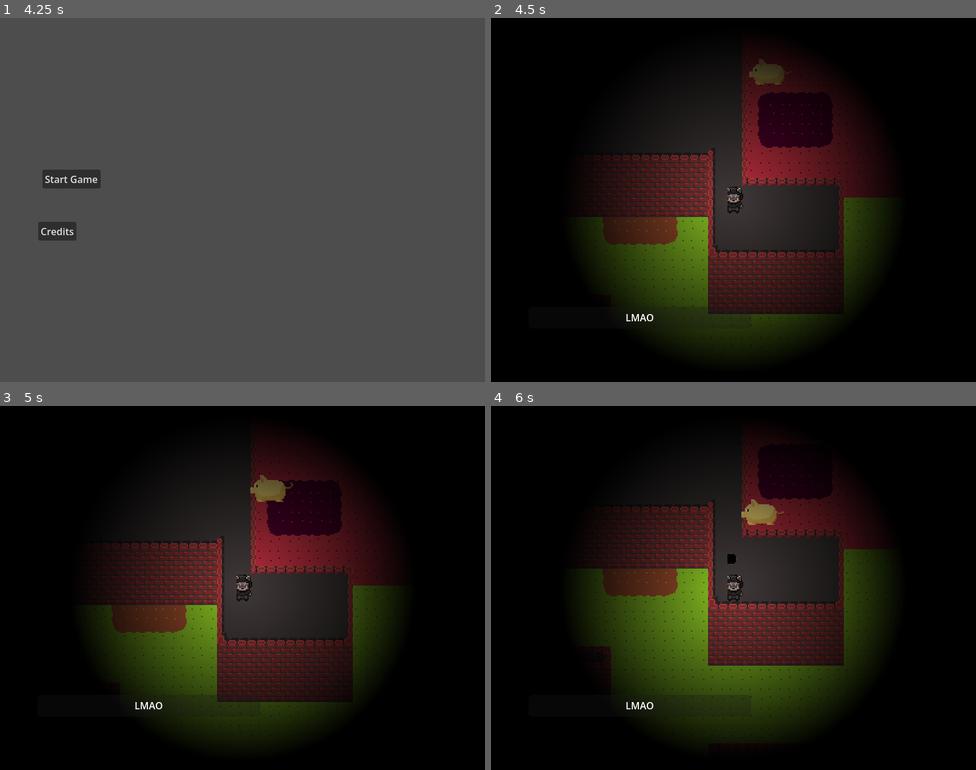
Above: before the commit, frames 1-4 (two rows, left to right).
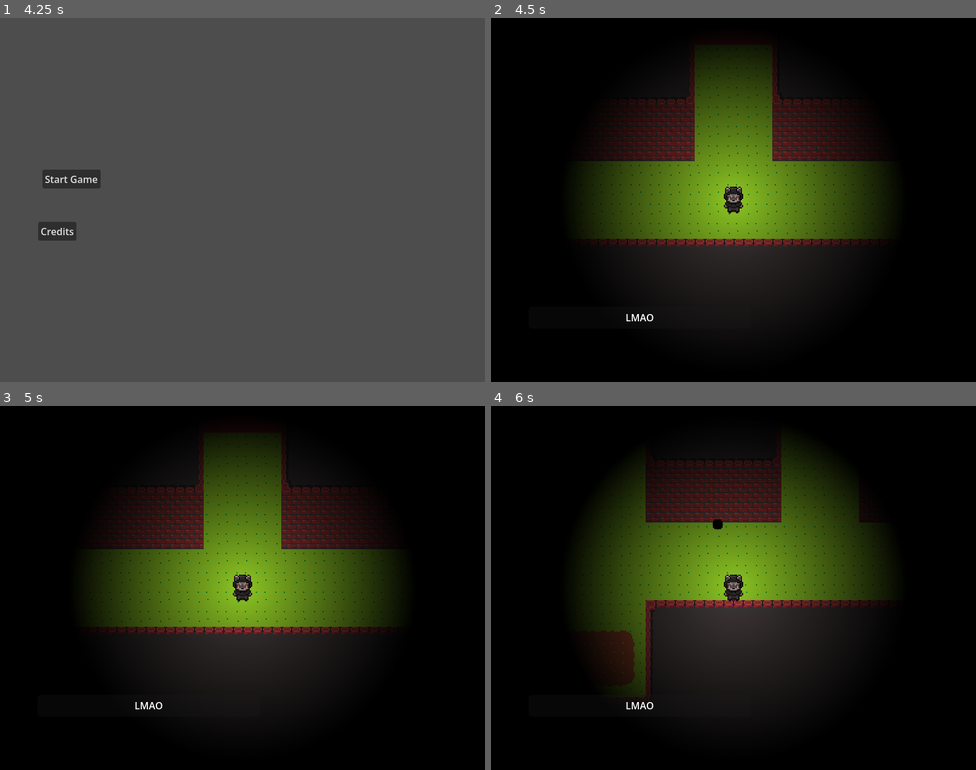
Above: after the commit, the same moments.

Repository: ygda-org/stock-strikers
Game: Godot game, scene res://main/startup_scene.tscn
Same seed, same stepped clock (60 frames per second), same inputs: the game is played once before the commit and once after it.
Inputs (mouse positions are in pixels of both pictures, inside the frame that each line leads up to):
- Up to frame 1 (4.25 s): tap Enter (ui_accept) at 0.5, 0.77, 1.25, 1.52, 2.75, 3.02, 3.77 s; move the mouse to (349, 181) at 0.52 s; hold D (move_right) 0.53-1.28 s; tap Shift (dodge) at 0.6, 2.1, 3.6 s; move the mouse to (145, 218) at 1.27 s; hold S (move_down) 1.28-2.03 s; click (145, 218) at 1.35 s; move the mouse to (291, 119) at 2.02 s; hold D (move_right) 2.03-2.78 s; move the mouse to (218, 272) at 2.77 s; hold W (move_up) 2.78-3.53 s; click (218, 272) at 2.85 s; move the mouse to (388, 254) at 3.52 s; hold A (move_left) from 3.53 s (still down)
- Up to frame 2 (4.5 s): release A (move_left) at 4.25 s; click "Start Game" at 4.25 s
- Up to frame 3 (5 s): no input
- Up to frame 4 (6 s): move the mouse to (588, 533) at 5.02 s; hold A (move_left) 5.03-5.78 s; click (588, 533) at 5.1 s; tap Enter (ui_accept) at 5.27 s; move the mouse to (757, 588) at 5.77 s; hold S (move_down) from 5.78 s (still down); tap Shift (dodge) at 5.85 s

Frame 1 is identical in both runs. In frame 2, 28% of the frame differs, in the area x 19-82%, y 9-90%; in frame 3, 28%; in frame 4, 29%, in the area x 19-81%, y 10-90%.

Commit message:
dsasadsadsad
saadsdasaddas

Diff:
--- /dev/null
+++ b/gui/elevator_gui.tscn
@@ -0,0 +1,40 @@
+[gd_scene format=3 uid="uid://cpn4wboo43nvd"]
+
+[ext_resource type="Texture2D" uid="uid://bqw6yg4h10b0o" path="res://assets/tempoary_assets/elevator.png" id="1_nhbi5"]
+
+[sub_resource type="StyleBoxFlat" id="StyleBoxFlat_nhbi5"]
+bg_color = Color(0.41, 0.24155831, 0.06149999, 1)
+corner_radius_top_left = 16
+corner_radius_top_right = 16
+corner_radius_bottom_right = 16
+corner_radius_bottom_left = 16
+
+[node name="ElevatorGui" type="Control" unique_id=241942387]
+layout_mode = 3
+anchors_preset = 15
+anchor_right = 1.0
+anchor_bottom = 1.0
+grow_horizontal = 2
+grow_vertical = 2
+
+[node name="TextureRect" type="TextureRect" parent="." unique_id=585213761]
+modulate = Color(0.48, 0.48, 0.48, 1)
+layout_mode = 0
+offset_right = 40.0
+offset_bottom = 40.0
+texture = ExtResource("1_nhbi5")
+
+[node name="Panel" type="Panel" parent="." unique_id=341669870]
+layout_mode = 1
+anchors_preset = 8
+anchor_left = 0.5
+anchor_top = 0.5
+anchor_right = 0.5
+anchor_bottom = 0.5
+offset_left = -305.0
+offset_top = -187.75
+offset_right = 305.0
+offset_bottom = 187.75
+grow_horizontal = 2
+grow_vertical = 2
+theme_override_styles/panel = SubResource("StyleBoxFlat_nhbi5")
--- a/main/main.tscn
+++ b/main/main.tscn
@@ -5,27 +5,14 @@
 [ext_resource type="PackedScene" uid="uid://bf3hx2y400gmf" path="res://level/level.tscn" id="3_xwkvk"]
 [ext_resource type="PackedScene" uid="uid://dr63yl5l5a3ww" path="res://gui/battle_gui.tscn" id="4_c651c"]
 
-[sub_resource type="Gradient" id="Gradient_xwkvk"]
-colors = PackedColorArray(1, 1, 1, 1, 0, 0, 0, 1)
-
-[sub_resource type="GradientTexture2D" id="GradientTexture2D_c651c"]
-gradient = SubResource("Gradient_xwkvk")
-width = 288
-height = 288
-fill = 1
-fill_from = Vector2(0.5, 0.5)
-fill_to = Vector2(0.5, 0)
-
 [node name="Main" type="Node2D" unique_id=426619736]
 
 [node name="Level" parent="." unique_id=494579793 instance=ExtResource("3_xwkvk")]
 
 [node name="Player" parent="." unique_id=453716687 instance=ExtResource("1_53q0u")]
+position = Vector2(128, 128)
 
 [node name="BattleGui" parent="Player" unique_id=437198166 instance=ExtResource("4_c651c")]
 
-[node name="PointLight2D" type="PointLight2D" parent="Player" unique_id=239992021]
-texture = SubResource("GradientTexture2D_c651c")
-
 [node name="PiggyBank" parent="." unique_id=644549125 instance=ExtResource("2_pjrb6")]
 position = Vector2(38, -117)
--- a/main/startup_scene.tscn
+++ b/main/startup_scene.tscn
@@ -112,6 +112,20 @@
 "method": &"play"
 }]
 }
+tracks/2/type = "method"
+tracks/2/imported = false
+tracks/2/enabled = true
+tracks/2/path = NodePath("AudioStreamPlayer2D")
+tracks/2/interp = 1
+tracks/2/loop_wrap = true
+tracks/2/keys = {
+"times": PackedFloat32Array(0.2),
+"transitions": PackedFloat32Array(1),
+"values": [{
+"args": [0.0],
+"method": &"play"
+}]
+}
 
 [sub_resource type="AnimationLibrary" id="AnimationLibrary_o0t41"]
 _data = {
@@ -144,7 +158,6 @@
 
 [node name="AudioStreamPlayer2D" type="AudioStreamPlayer2D" parent="." unique_id=710184482]
 stream = ExtResource("3_fu3u1")
-autoplay = true
 
 [connection signal="animation_finished" from="AnimatedSprite2D" to="." method="_on_animated_sprite_2d_animation_finished"]
 [connection signal="animation_finished" from="AnimationPlayer" to="." method="_on_animation_player_animation_finished"]
--- a/player/player.tscn
+++ b/player/player.tscn
@@ -46,6 +46,17 @@
 [sub_resource type="RectangleShape2D" id="RectangleShape2D_oul6g"]
 size = Vector2(10, 12)
 
+[sub_resource type="Gradient" id="Gradient_xwkvk"]
+colors = PackedColorArray(1, 1, 1, 1, 0, 0, 0, 1)
+
+[sub_resource type="GradientTexture2D" id="GradientTexture2D_rkbax"]
+gradient = SubResource("Gradient_xwkvk")
+width = 288
+height = 288
+fill = 1
+fill_from = Vector2(0.5, 0.5)
+fill_to = Vector2(0.5, 0)
+
 [node name="Player" type="CharacterBody2D" unique_id=453716687 groups=["Player"]]
 collision_mask = 4
 motion_mode = 1
@@ -75,5 +86,8 @@
 [node name="DodgeCD" type="Timer" parent="." unique_id=1007386018]
 one_shot = true
 
+[node name="PointLight2D" type="PointLight2D" parent="." unique_id=439129887]
+texture = SubResource("GradientTexture2D_rkbax")
+
 [connection signal="timeout" from="InvincibleTimer" to="." method="_on_invincible_timer_timeout"]
 [connection signal="timeout" from="DodgeDur" to="." method="_on_dodge_dur_timeout"]
Binary file added: assets/tempoary_assets/elevator.png
Not shown, added: assets/tempoary_assets/elevator.png.import
